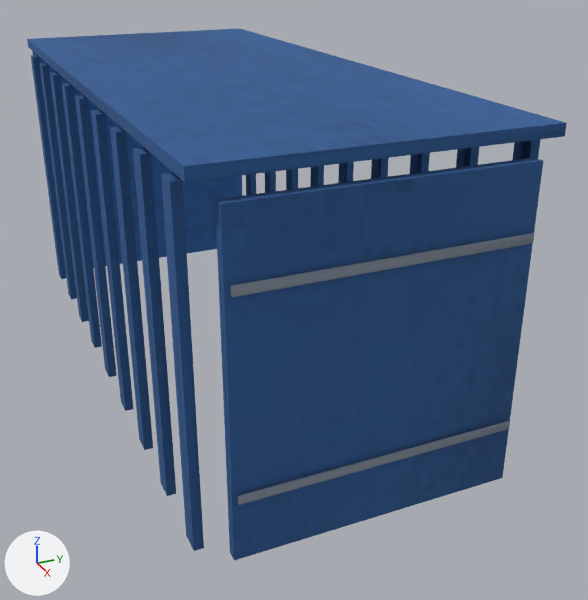
What one commit did to the glTF model packages/client/public/models/props/prop_container.glb.
Camera for both pictures: a 50 mm lens placed at (4.81, -1.69, 2.78), pointed at (0.39, 0.3, 0.57). Arrows for +X, +Y and +Z are at lower left; the lights stay in place. The first picture is the older version. Vertices at exactly the same position are counted once.

The first picture shows 'prop_container'.
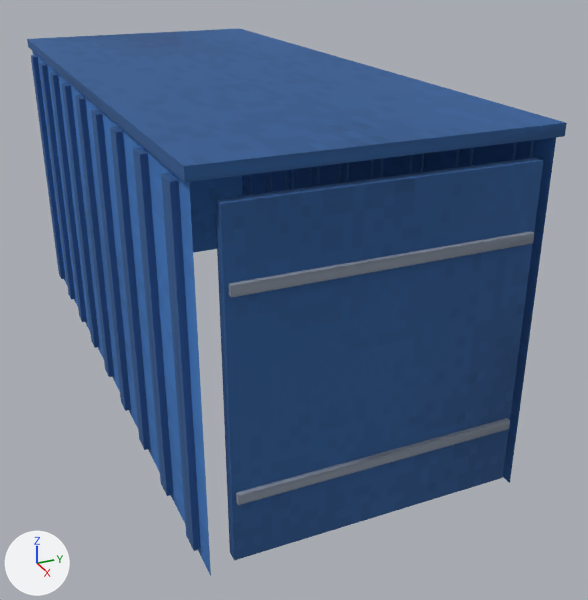
Edits to the bpy script that builds the scene:
```text
Change me_prop_container:
    used by ob_prop_container; location = (0.0, 0.0, 0.0)
    remove me_prop_container.from_pydata(...)  # 172 vertices, 204 faces; spans x -2.03..2.08, y -0.88..0.88, z 0.05..2.0
    add me_prop_container.from_pydata(...)  # 184 vertices, 244 faces; spans x -2.03..2.08, y -0.88..0.88, z 0.05..2.0
    me_prop_container part 1
    4 vertices are added at (2.0, -0.85, 0.05), (2.0, -0.85, 1.95), (2.0, 0.85, 0.05), (2.0, 0.85, 1.95)
    8 new vertices lie (-0.06, 0.0, 0.0) away from vertices in x 2.08, y -0.73..0.73, z 0.47..1.52
    40 new faces join them
```

What differs and where, as boxes [x1, y1, x2, y2] in the pictures (588 x 600 px):
'prop_container', reshaped
    before: [27, 28, 567, 560]
    after: [27, 28, 567, 576]
part 1 of me_prop_container, added
    after: [32, 51, 556, 576]
